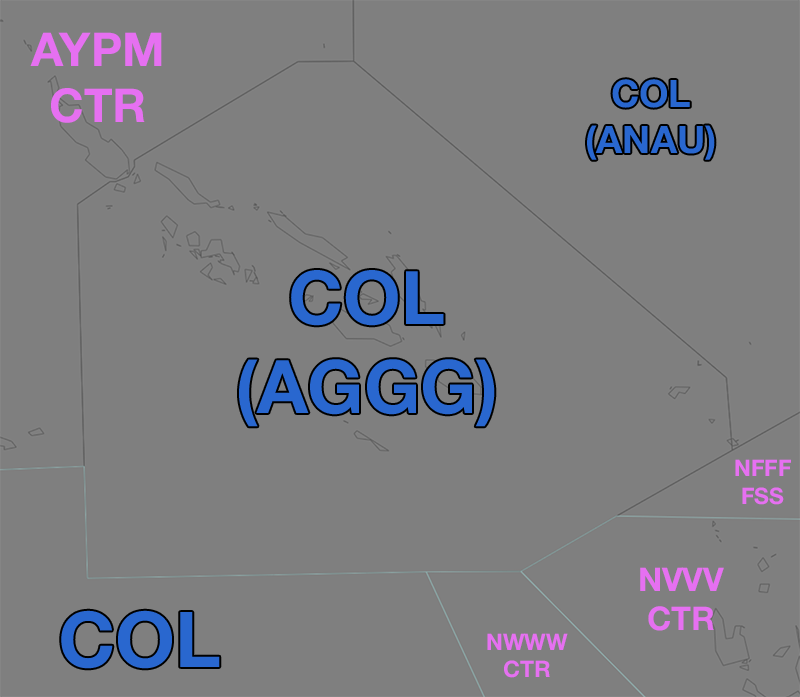
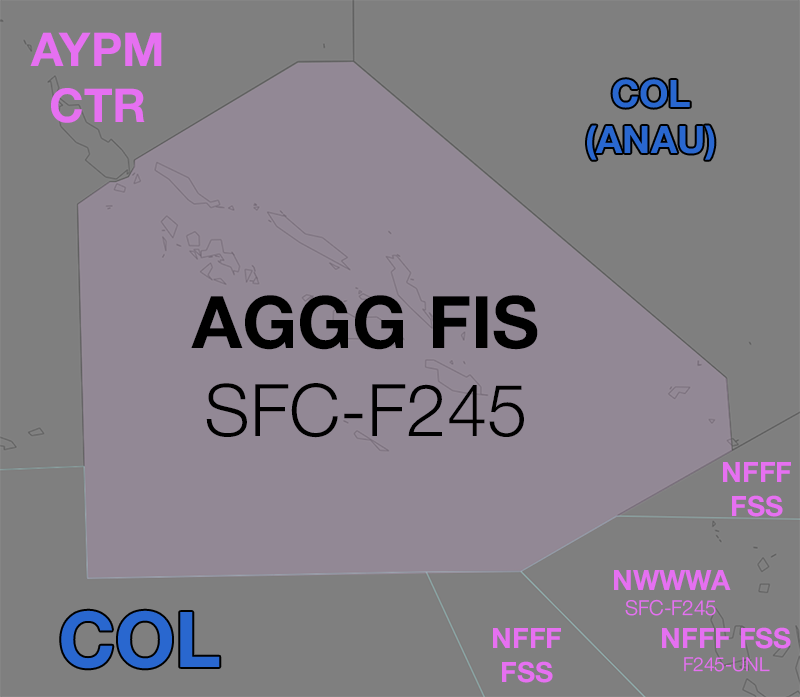
Layers edited between the first and the second w=800, h=697 image:
removed layer "COL (AGGG)" from group "Subsectors" over (239, 270, 495, 427)
added layer "AGGG FIS SFC-F245" above "AYPM CTR" over (191, 295, 538, 438)
renamed "NWWW CTR" to "NFFF FSS copy", moved it above "NFFF FSS", painted on it over (487, 628, 568, 683)
painted on "NFFF FSS" over (723, 459, 791, 517)
added layer "NWWWA SFC-F245" above "NFFF FSS F245-UNL" over (614, 570, 731, 616)
added layer "NFFF FSS F245-UNL" above "Shading" over (662, 627, 791, 672)
added group "Shading" (20%) with 1 layers above "Layer 1" over (78, 62, 732, 579)
moved "NVVV CTR" into group "Shading", painted on it over (78, 62, 732, 631)
